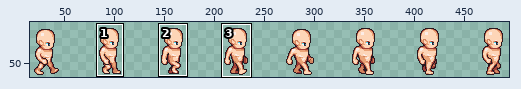
Edited in one commit: sprite sheet (core/assets/graphics/unpacked/male_walkcycle.png). Above: a wide view before the commit, with the close-up outlined.
Close-up. As it was:
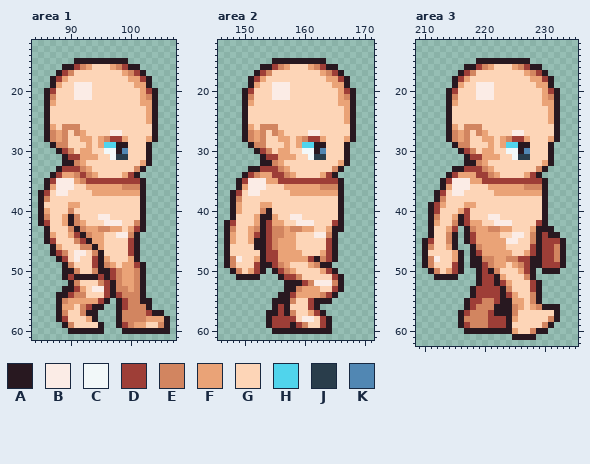
The file is 512x64 pixels. Colours within 5 levels of each other are drawn and written as one. Shown: area 1: x 84..107, y 12..61; area 2: x 146..171, y 12..61; area 3: x 209..235, y 12..62. The wide view leaves out empty margins. The commit also changed other parts of the picture, which this record leaves out.
Palette (. is transparent): A #281820  B #fbece6  C #f2f8f9  D #9e3e37  E #d28560  F #eaa377  G #fdd5b7  H #50d4ec  J #293d4b  K #5187b3
Pixels before, area 1, first column x 85:
15 ......AAAAAAAAA.......
16 ....AADEFGGGFEDAA.....
17 ...ADEGGGGGGGGFEDA....
18 ..ADFGGGGGGGGGGFFDA...
19 ..AFGGBBBGGGGGGGFFA...
20 .ADGGGBBBGGGGGGGGFDA..
21 .AEGGGBBBGGGGGGGGFEA..
22 .AFGGGGGGGGGGGGGGFFA..
23 .AGGGGGGGGGGGGGGGGFA..
24 .AGGGGGGGGGGGGGGGGFA..
25 .AGGGGGGGGGGGGGGGGFA..
26 .AFGEEEGGGGGGGGGGGGA..
27 .AEFEGEFGGGGBBGGGGGA..
28 .AEFEGGFFGFEDDFGGGFA..
29 ..AEEGGGFGFHHAAGGGA...
30 ...ADEGFFGGCCAKGGGA...
31 ....ADDFFFGGCJJGGGA...
32 ....AAEFGGGGGGGGGFA...
33 ...ADDDEFGGGGGGGEA....
34 ..ADFFEDEFGGGGFDA.....
35 .ADBBBFEDDDDDDDDDA....
36 .AFBBBGGFFFFFFEEEA....
37 ADGBBGGGGFFFFFFFFA....
38 AEGGGGGGGGGGGGGGGA....
39 AGGGGFFGGGGGGGGGGA....
40 AFGGGEGGGGGGGGGGGA....
41 AEGGFAEGGGBBGGGGGA....
42 ADGGFAEFGGGBBBGGEA....
43 .AGGGEAEFFEEFFGFDA....
44 .AFGGFDAEFFGGBBEA.....
45 .ADGGGEDAFFGGGGDA.....
46 ..AFGGGEEAFGGGGDA.....
47 ..ADEGBBGEAGGGGDA.....
48 ...ADGBGGDAFGGGFA.....
49 ....AEGGGDAEFGFFDA....
50 ....AAEGGEAADEFFEA....
51 ....ADAAAADADEFFEA....
52 .....AEGGGEDAEFFEA....
53 ....AADFGBBDAEEFEA....
54 ...AADEEGGGDADEEEA....
55 ...AEFFFFFDA.ADEEAA...
56 ...AFFGEDAA..ADEEEA...
57 ...AEGGEAA...AEEEEDAA.
58 ...ADGGGFA...AEEEEFFFA
59 ....AEGGGGA..ADEFFGGEA
60 .....AAAAAA...AAAAAAAA
Pixels before, area 2, first column x 147:
15 ........AAAAAAAAA.....
16 ......AADEFGGGFEDAA...
17 .....ADEGGGGGGGGFEDA..
18 ....ADFGGGGGGGGGGFFDA.
19 ....AFGGBBBGGGGGGGFFA.
20 ...ADGGGBBBGGGGGGGGFDA
21 ...AEGGGBBBGGGGGGGGFEA
22 ...AFGGGGGGGGGGGGGGFFA
23 ...AGGGGGGGGGGGGGGGGFA
24 ...AGGGGGGGGGGGGGGGGFA
25 ...AGGGGGGGGGGGGGGGGFA
26 ...AFGEEEGGGGGGGGGGGGA
27 ...AEFEGEFGGGGBBGGGGGA
28 ...AEFEGGFFGFEDDFGGGFA
29 ....AEEGGGFGFHHAAGGGA.
30 .....ADEGFFGGCCAKGGGA.
31 ......ADDFFFGGCJJGGGA.
32 ......AAEFGGGGGGGGGFA.
33 ....AADDDEFGGGGGGGEA..
34 ...ADEFFDDEFGGGGFDA...
35 ..ADBBBFFDDDDDDDDDDA..
36 ..AFBBBGGGFFFFFFEEEA..
37 .ADGBBGGGGGFFFFFFFFA..
38 .AEGGGGGGGGGGGGGGGGA..
39 .AFGGGFFGGGGGGGGGGGA..
40 .AFGGGEAGGGGGGGGGGGA..
41 .AGGGFAAFGGBBGGGGGGA..
42 ADGGGFADFFGGBBBGGGDA..
43 AEGGFEADEEFEEFFGGFAA..
44 AFGGFDADEEFFGGGBBEA...
45 AFGGFAADEFFFGGGGGDA...
46 AGGGGAADEFFFGGGGGDA...
47 AGGGGGADDFFFFGGGFDA...
48 AEBGGFADDFFFFFDAEDA...
49 AEGGGDAADEFGGGFEAA....
50 .AEGFDA.ADEFGGGGFDA...
51 ..AAAA...ADDEGGGGGDA..
52 ..........AAADEBBBEA..
53 ..........AAEFFFGGDA..
54 .........AADFFFFEDA...
55 ........AAAEGGDAAA....
56 ........ADAGGGDA......
57 .......AADAEGGFDA.....
58 .......ADDDDGBBGDA....
59 .......ADDDADEGGDA....
60 ........AAAAAAAAAA....
Pixels before, area 3, first column x 210:
15 .........AAAAAAAAA......
16 .......AADEFGGGFEDAA....
17 ......ADEGGGGGGGGFEDA...
18 .....ADFGGGGGGGGGGFFDA..
19 .....AFGGBBBGGGGGGGFFA..
20 ....ADGGGBBBGGGGGGGGFDA.
21 ....AEGGGBBBGGGGGGGGFEA.
22 ....AFGGGGGGGGGGGGGGFFA.
23 ....AGGGGGGGGGGGGGGGGFA.
24 ....AGGGGGGGGGGGGGGGGFA.
25 ....AGGGGGGGGGGGGGGGGFA.
26 ....AFGEEEGGGGGGGGGGGGA.
27 ....AEFEGEFGGGGBBGGGGGA.
28 ....AEFEGGFFGFEDDFGGGFA.
29 .....AEEGGGFGFHHAAGGGA..
30 ......ADEGFFGGCCAKGGGA..
31 .......ADDFFFGGCJJGGGA..
32 .......AAEFGGGGGGGGGFA..
33 .....AADDDEFGGGGGGGEA...
34 ....ADFFFDDEFGGGGFDA....
35 ...ADBBBFFDDDDDDDDDDA...
36 ...AFBBBGGGFFFFFFEEEA...
37 ..ADGBBGGGGGFFFFFFFFA...
38 ..AEGGGGGGGGGGGGGGGGA...
39 .ADFGGGFFGGGGGGGGGGGA...
40 .ADGGGFDGGGGGGGGGGGGA...
41 .AEGGFADGGGBBGGGGGGGA...
42 .AFGGEADFFGGBBBGGGGDA...
43 .AGGFD.AEFFEEFFGGGFAAA..
44 .AGGEA.ADFFFFGGBBGEADAA.
45 ADGGEA.ADFFFFFBBGGEADDDA
46 AEGGFA..AEFFFFGGGGDADDEA
47 AGGGGFA.ADFFFFFGGFDADDEA
48 AEBGGFA.AAEEFFEEDDAADDEA
49 AEGGGDA.AADEFFGFEDAADDDA
50 .AEGFDA..ADAEGGGFDA.AAA.
51 ..AAAA...ADDAFGGGEA.....
52 .........ADDADFGGGDA....
53 ........ADDDDAEGGGDA....
54 ........ADDDDADFGGEA....
55 .......ADDEEDAAFFGEA....
56 .......ADEEEAAAEFGFEAAA.
57 ......ADEEEDAAAEGGGGGGA.
58 ......AEEEEDDDAFGGGGGEA.
59 ......ADEEEDDDAGGGGGEA..
60 .......AAAAAAAAFGGEAA...
61 ...............AAAA.....
After:
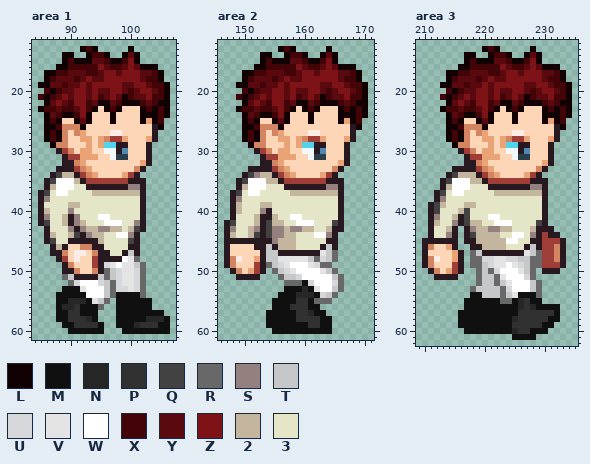
Colours new in this view: L #110103  M #101010  N #272727  P #313131  Q #424242  R #686869  S #958080  T #c6c7c9  U #d5d7da  V #e4e4e5  W #ffffff  X #430407  Y #5a0a0e  Z #7d1316  2 #c4b59f  3 #e5e6c7
The exact change:
Changed rows in their new state; - is an unchanged pixel.
Area 1:
first column x 85:
13 -------LXL-----L------
14 ----LL--LXXL--LYL-----
15 ----LXLLLYYXLLXZL-----
16 ---LLXXXXXZYXXYZYLLL--
17 -LLXXYYYXXYZZYZZZYYXL-
18 -LXYYYXYZYYZZZZZZYXXL-
19 LLYYXYYZYZZZZZYYZZYXXL
20 -XLXYYZZYZYYZZYXYZZYXL
21 XLXYZYZZYZXYZYLXYYZXXL
22 -LYZYXZZXYLLYXLLLXYXLL
23 LXXYXXYZXL-LXL---LXLXL
24 -LYXLLXZL---L----LLLXL
25 -LXL--LYL---L----L-LX-
26 -LLX---L------------L-
27 -LXL------------------
28 -LXL------------------
29 --L-------------------
first column x 86:
33 ---AA----------------
34 --Q22A---------------
35 -QWWW2A-------AA-----
36 -2WWW33AAAAAAASS-----
37 Q3WW333322222222-----
38 S333333333333333-----
39 3333223333333333-----
40 2333S33333333333-----
41 S332-S333WW33333-----
42 Q332-S2333WWW33S-----
43 -333S-S22SS2232Q-----
44 -2332Q-S2233WWS------
45 -Q33AAA-A23333Q------
46 --2A-----A3333A------
47 --A-------A33AT------
48 ----------AAAWVR-----
49 ----------UVWVVTR----
50 ----------RTUVVUR----
51 ---RT----TRTUVVUR----
52 ----RUWWWUTRUVVUR----
53 ---MMMVWWWTRUUVUR----
54 --MMMMMWWWTRMMMMR----
55 --MMNNNMVTR-MMMMMM---
56 --MNNPMMMR--MMMMMM---
57 --MMPPMMM---MMMMMMMM-
58 --MMPPPNM---MMMMMNNNM
59 ---MMPPPPM--MMMNPPPMM
60 ----MMMMMM---MMMMMMMM
Area 2:
first column x 149:
13 -------LXL-----L------
14 ----LL--LXXL--LYL-----
15 ----LXLLLYYXLLXZL-----
16 ---LLXXXXXZYXXYZYLLL--
17 -LLXXYYYXXYZZYZZZYYXL-
18 -LXYYYXYZYYZZZZZZYXXL-
19 LLYYXYYZYZZZZZYYZZYXXL
20 -XLXYYZZYZYYZZYXYZZYXL
21 XLXYZYZZYZXYZYLXYYZXXL
22 -LYZYXZZXYLLYXLLLXYXLL
23 LXXYXXYZXL-LXL---LXLXL
24 -LYXLLXZL---L----LLLXL
25 -LXL--LYL---L----L-LX-
26 -LLX---L------------L-
27 -LXL------------------
28 -LXL------------------
29 --L-------------------
first column x 148:
33 -----AA------------
34 ---QS22A-----------
35 --QWWW22A-------AA-
36 --2WWW333AAAAAAASS-
37 -Q3WW3333322222222-
38 -S3333333333333333-
39 -23332233333333333-
40 -2333S-33333333333-
41 -3332--233WW333333-
42 Q3332-Q2233WWW333Q-
43 S332S-QSS2SS22332--
44 2332Q-QSS22333WWS--
45 AAAA--AS22233333A--
46 ------TA2223333AT--
47 ------TTAAAAAAAVTR-
48 ------TTVVVVVTRUTR-
49 ------RTUVWWWVURR--
50 -------RTUVWWWWVTR-
51 --------RTTUWWWWWTR
52 ---------RRRMUWWWUR
53 ---------MMMNMVWWTR
54 --------MMMNNNMUTR-
55 -------MMMMPPMRRR--
56 -------MMMPPPMM----
57 ------MMMMMPPNMM---
58 ------MMMMMPPPPMM--
59 ------MMMMMMMPPMM--
60 -------MMMMMMMMMM--
Area 3:
first column x 213:
13 -------LXL-----L------
14 ----LL--LXXL--LYL-----
15 ----LXLLLYYXLLXZL-----
16 ---LLXXXXXZYXXYZYLLL--
17 -LLXXYYYXXYZZYZZZYYXL-
18 -LXYYYXYZYYZZZZZZYXXL-
19 LLYYXYYZYZZZZZYYZZYXXL
20 -XLXYYZZYZYYZZYXYZZYXL
21 XLXYZYZZYZXYZYLXYYZXXL
22 -LYZYXZZXYLLYXLLLXYXLL
23 LXXYXXYZXL-LXL---LXLXL
24 -LYXLLXZL---L----LLLXL
25 -LXL--LYL---L----L-LX-
26 -LLX---L------------L-
27 -LXL------------------
28 -LXL------------------
29 --L-------------------
first column x 211:
33 ------AA--------------
34 ----Q222A-------------
35 ---QWWW22A-------AA---
36 ---2WWW333AAAAAAASS---
37 --Q3WW3333322222222---
38 --S3333333333333333---
39 -Q23332233333333333---
40 -Q3332Q333333333333---
41 -S332-Q333WW3333333---
42 -233S-Q2233WWW3333Q---
43 -332A--S22SS223332----
44 -33S---Q222233WW3S----
45 AAAA---A22222WW33A----
46 --------A2222333AT----
47 -------RTAAAAAAAVTR---
48 -------RRUUVVUUTTRR---
49 -------RRTUVVWVUTRR---
50 --------RTRUWWWVTR----
51 --------RTTRVWWWUR----
52 --------RTTRTVWWWTR---
53 -------RTTTTRUWWWTR---
54 -------MMTTTRTVMMMR---
55 ------MMMMMMRRMNPMM---
56 ------MMMMMMMMMNPNMMMM
57 -----MMMMMMMMMMPPPPPPM
58 -----MMMMMMMMMNPPPPPMM
59 -----MMMMMMMMMPPPPPMM-
60 ------MMMMMMMMNPPMMM--
61 --------------MMMM----
